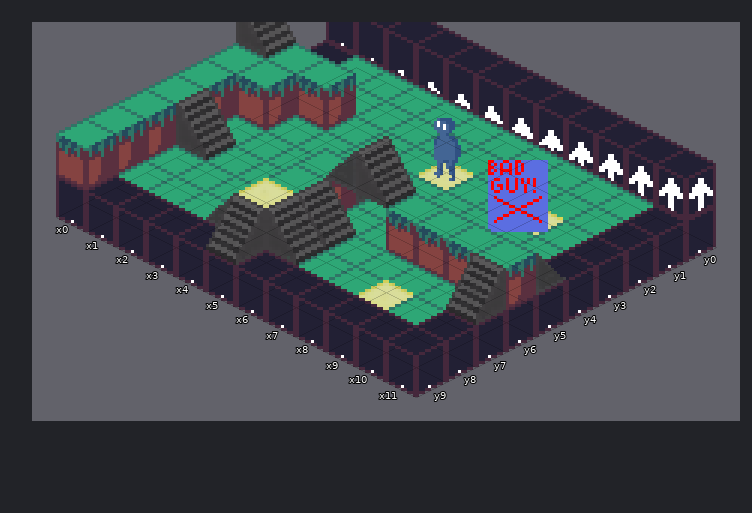
Tiled map, stored at assets/levels/example.tmx. The first picture shows the starting point.
Cells are 20x10 px. Isometric: x runs down to the right, y down to the left. Shown: x 0..11, y 0..9.
New version:
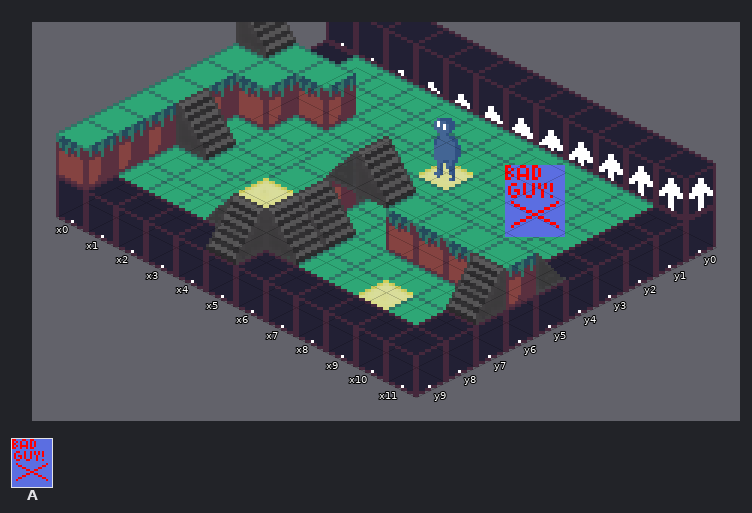
Key: from "bad_guy": A 0 "enemy".
Objects are placed by the point they stand on, in cells (3,4 is the top-left corner of cell 3,4); size is 1x1 cell unless given.
What changed:
Layer "Entities":
A new object: A "enemy" at 10.1,4.1 size 1x2.4.
Object A "enemy" at 9.6,4.2 size 1x2.4 is removed.
Where, in picture pixels (left, top, right, bottom), the same in both pictures:
changed: (488, 160, 565, 237)
